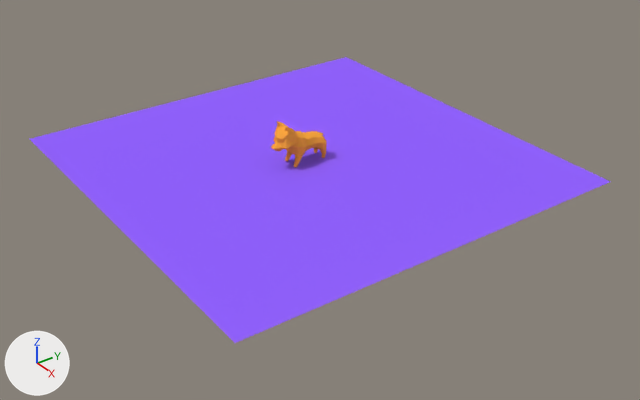
The Blender file updog.blend: old version first, new version second.
The view is the same before and after, from a 50 mm camera at (25.0, -17.4, 15.4) aimed at (1.2, -0.2, -1.1). Arrows for +X, +Y and +Z are at lower left; the lights stay in place.

Script lines for the objects in view, before the commit:
```python
mat_material_002 = diffuse_material('Material.002')
mat_material_002.base_color = (0.294, 0.125, 1.0)  # purple #9463ff
me_cylinder_001 = bpy.data.meshes.new('Cylinder.001')
me_cylinder_001.from_pydata(...)  # 219 vertices, 189 faces; spans x 0.0..1.12, y 0.04..4.11, z -1.81..3.69
me_cylinder_001.materials.append(mat_material)  # orange #ffaa40
me_plane = bpy.data.meshes.new('Plane')
me_plane.from_pydata([(-1.0, -1.0, 0.0), (1.0, -1.0, 0.0), (-1.0, 1.0, 0.0), (1.0, 1.0, 0.0)], [], [(0, 1, 3, 2)])
me_plane.materials.append(mat_material_002)  # purple #9463ff
ob_corgi = bpy.data.objects.new('Corgi', me_cylinder_001)
ob_corgi.location = (0.0, 0.0, 0.0)
ob_corgi.rotation_euler = (1.571, 0.0, 0.0)  # degrees (90, 0, 0)
ob_corgi.scale = (0.431, 0.431, 0.431)
_m = ob_corgi.modifiers.new('Mirror', 'MIRROR')
ob_plane = bpy.data.objects.new('Plane', me_plane)
ob_plane.location = (0.0, 0.0, 0.0)
ob_plane.scale = (8.0, 8.0, 8.0)
```
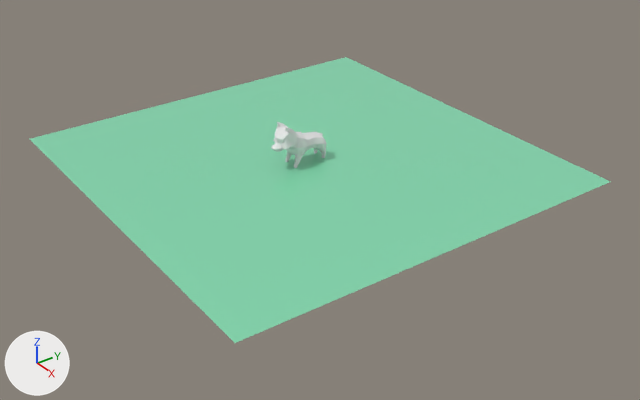
The change, as a list of edits to the scene's bpy script:
```text
Add ng_armory_pbr:
    ng_armory_pbr = bpy.data.node_groups.new('Armory PBR', 'ShaderNodeTree')
    # nodes: BsdfPrincipled, BsdfTransparent, Emission, Mix, MixShader, NormalMap
    # colours: white #e7e7e7, blue #bcbcff
Change mat_material_002:
    remove # nodes: BsdfDiffuse, OutputMaterial
    remove # colours: purple #9463ff
    nodes: Group, OutputMaterial
    colours: green #8fe7bc, blue #bcbcff
Change me_cylinder_001:
    used by ob_corgi; location = (0.0, 0.0, 0.0); rotation_euler = (1.571, 0.0, 0.0), in degrees (90, 0, 0); scale = (0.431, 0.431, 0.431)
    remove me_cylinder_001.from_pydata(...)  # 219 vertices, 189 faces; spans x 0.0..1.12, y 0.04..4.11, z -1.81..3.69
    remove me_cylinder_001.materials.append(mat_material)  # orange #ffaa40
    add me_cylinder_001.from_pydata(...)  # 220 vertices, 190 faces; spans x 0.0..1.12, y -0.01..4.05, z -1.81..3.69
    me_cylinder_001 part 1: 219 vertices removed from x 0.0..1.12, y 0.04..4.11, z -1.81..3.69; 220 vertices added at x 0.0..1.12, y -0.01..4.05, z -1.81..3.69
```

Changed parts and their boxes [x1, y1, x2, y2] in the pictures (640 x 400 px):
'Plane', recoloured (purple to green): [30, 57, 610, 343] in both
'Corgi', reshaped: before [271, 121, 326, 167]; after [271, 122, 326, 168]
